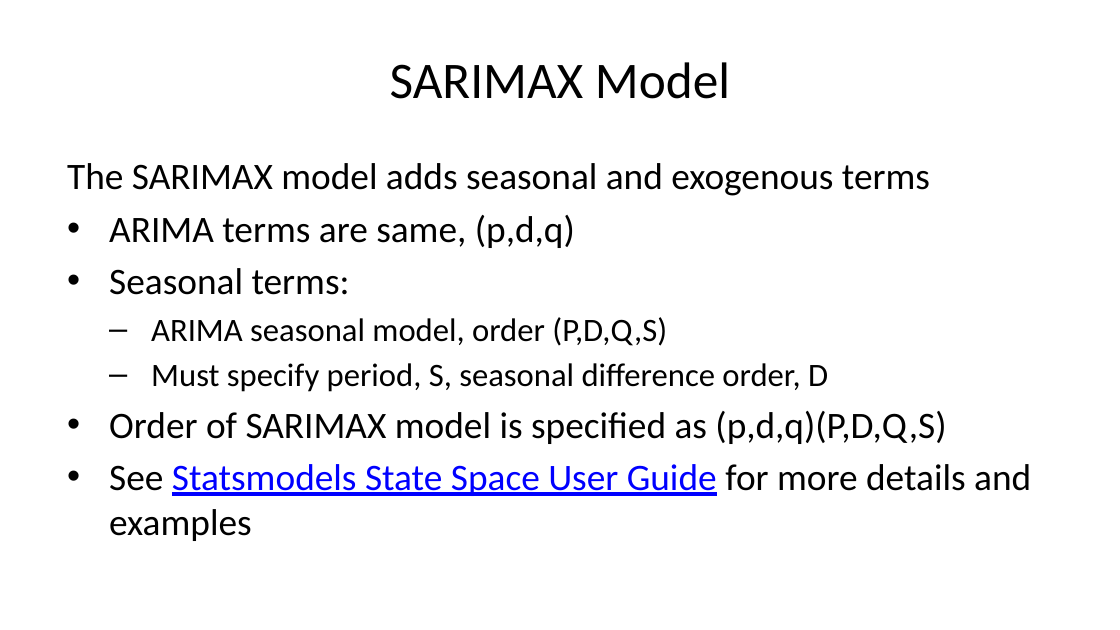
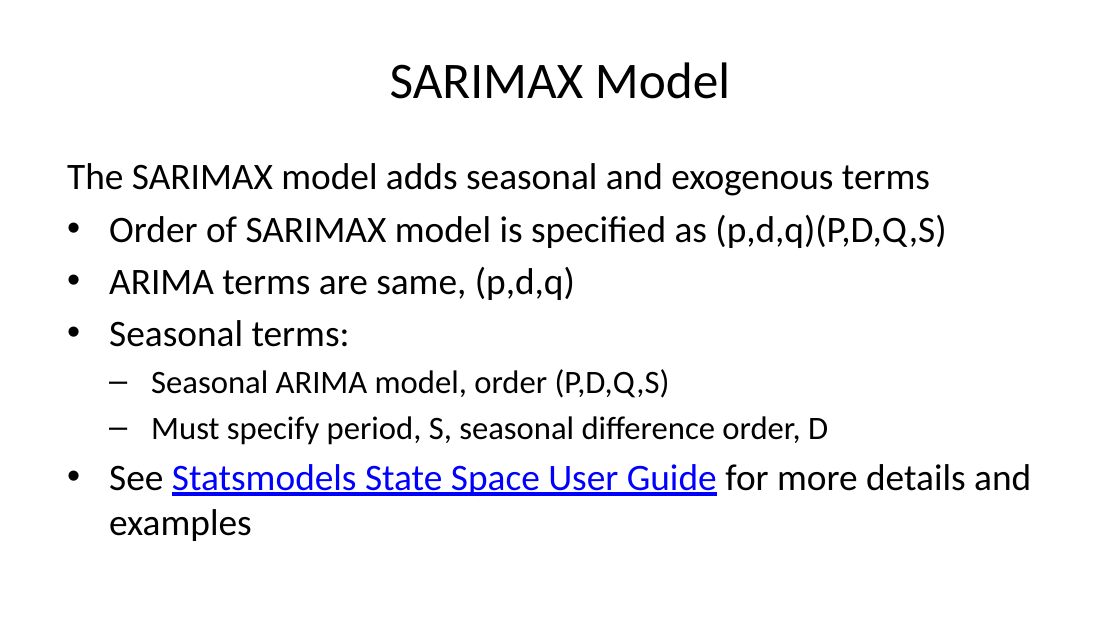
Before and after one commit to StephenElston/CSCI-E-83, a slide deck: slide 28 of LectureSlides/12_IntroductionToTimeSeriesForecasting.pptx (slide 27 before the commit). Drawn at 1120x630 pixels with LibreOffice and Linux fonts; fonts in the diff are those of the drawing. Boxes give left, top, right and bottom in pixels: in the first picture for what was removed or moved away, otherwise in the second. Text is boxed around its words. In the diff, an @@ line names an element or a change of style, - is before the commit and + after.

```diff
--- a/LectureSlides/12_IntroductionToTimeSeriesForecasting.pptx
+++ b/LectureSlides/12_IntroductionToTimeSeriesForecasting.pptx
@@ text at <box>109,215,946,248</box>: paragraph added @@
+• Order of SARIMAX model is specified as (p,d,q)(P,D,Q,S)
@@ text at <box>151,369,670,398</box>: text changed @@
-  – ARIMA seasonal model, order (P,D,Q,S)
+  – Seasonal ARIMA model, order (P,D,Q,S)
@@ text at <box>109,411,946,444</box>: paragraph removed @@
-• Order of SARIMAX model is specified as (p,d,q)(P,D,Q,S)
```
Also in this commit, not shown: 8 other slides changed, 1 slide added.
